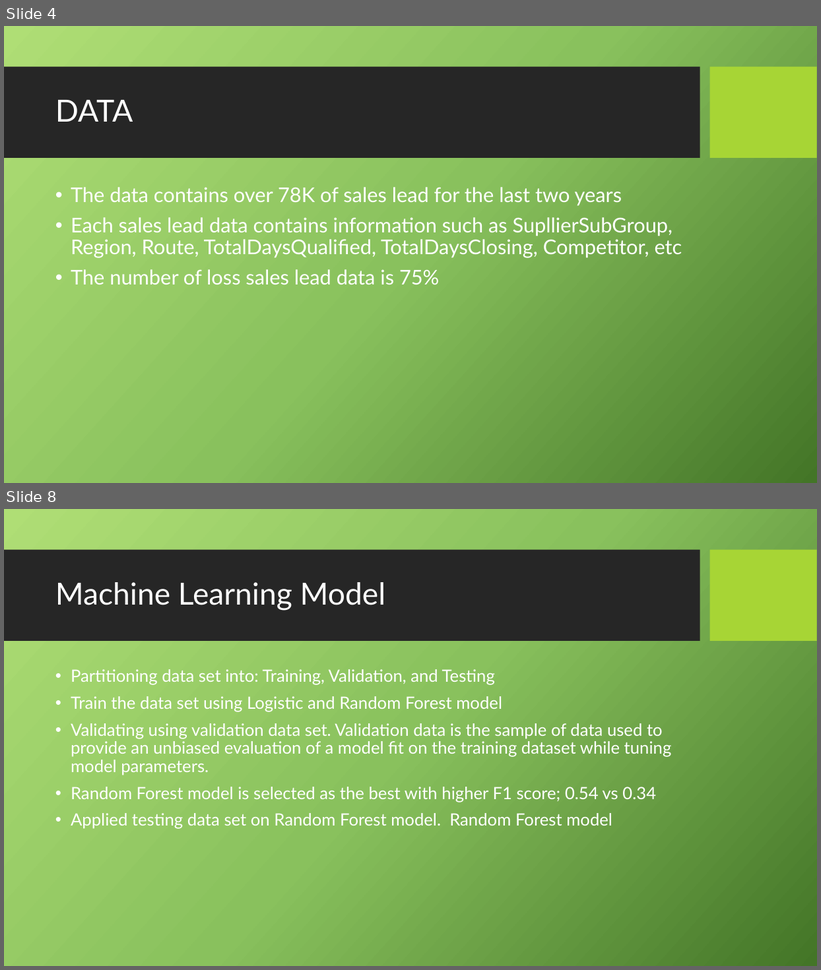
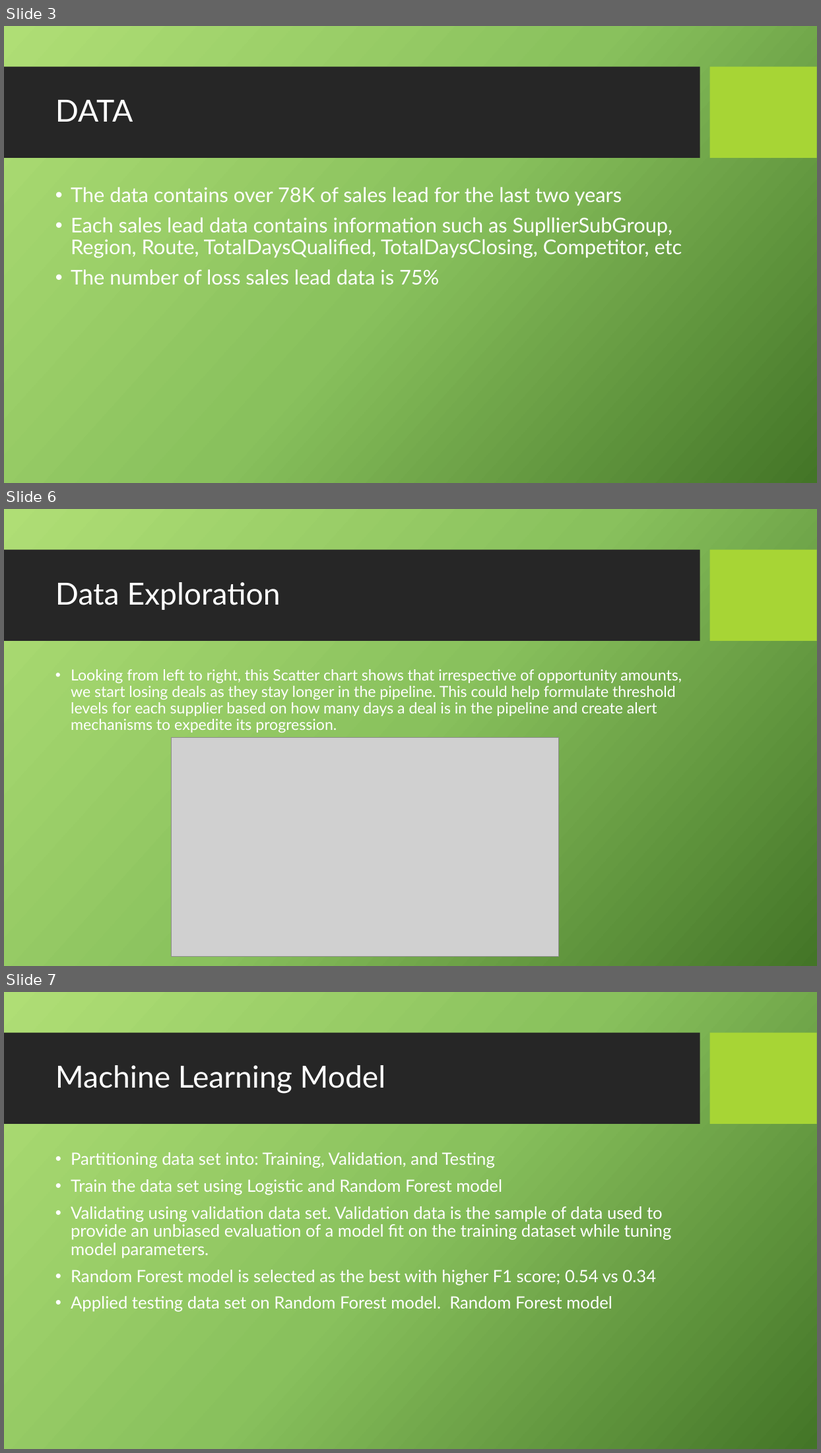
Before and after one commit to mybirdnest/CapStone, a slide deck: Predicting sales win or lose.pptx. Shown one above the other, each under a label of ours: slides 4 and 8 before the commit, slides 3, 6 and 7 after it; the slides between them are not shown. The pictures are 821x970 and 821x1453 pixels, drawn with LibreOffice and Linux fonts; fonts in the diff are those of the drawing; grey boxes stand for pictures; background and template pictures are left out. Boxes give left, top, right and bottom in pixels: in the first picture for what was removed or moved away, otherwise in the second. Text is boxed around its words. In the diff, an @@ line names an element or a change of style, - is before the commit and + after.

Commit message:
Updated

```diff
--- a/Predicting sales win or lose.pptx
+++ b/Predicting sales win or lose.pptx
@@ slide 6 added at [4,509,817,966], background picture (left out); not listed: 2 template elements that a slide beside it also shows @@
@@ title added at [55,582,281,610], 36 pt, text #FFFFFF @@
+Data Exploration
@@ text added at [71,669,682,733], 18 pt, text #FFFFFF @@
+• Looking from left to right, this Scatter chart shows that irrespective of opportunity amounts, we start losing deals as they stay longer in the pipeline. This could help formulate threshold levels for each supplier based on how many days a deal is in the pipeline and create alert mechanisms to expedite its progression.
@@ picture added at [171,738,559,956] @@
@@ what was slide 4 is now slide 3 @@
@@ what was slide 8 is now slide 7 @@
```
Also in this commit, not shown: 2 other slides added, 4 slides removed.
